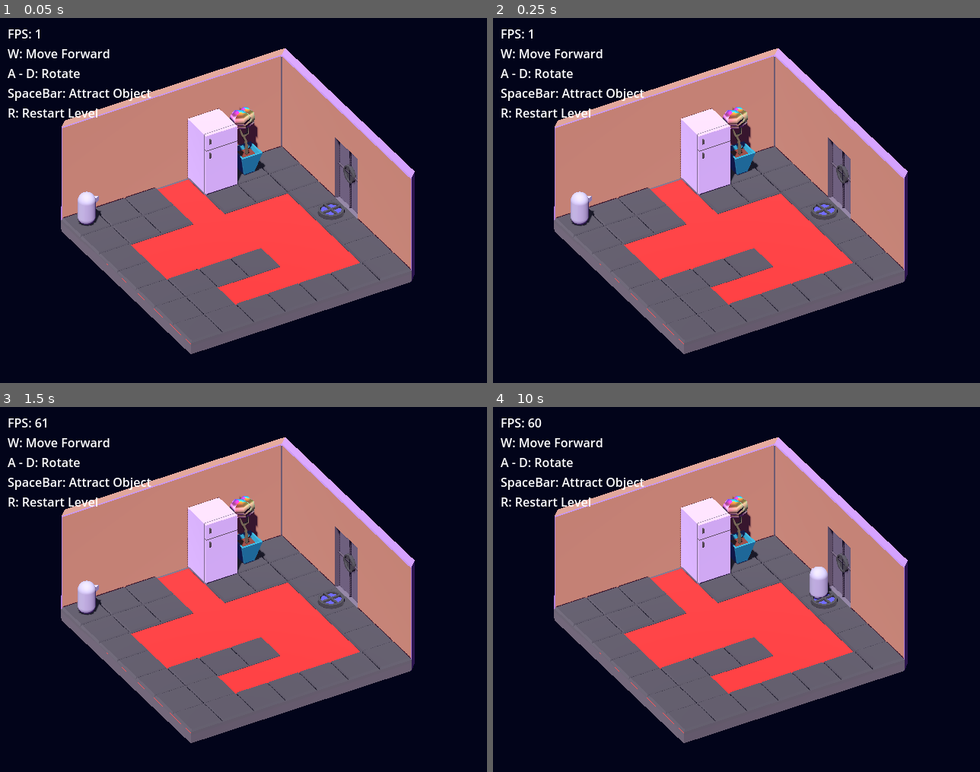
Above: before the commit, frames 1-4 (two rows, left to right).
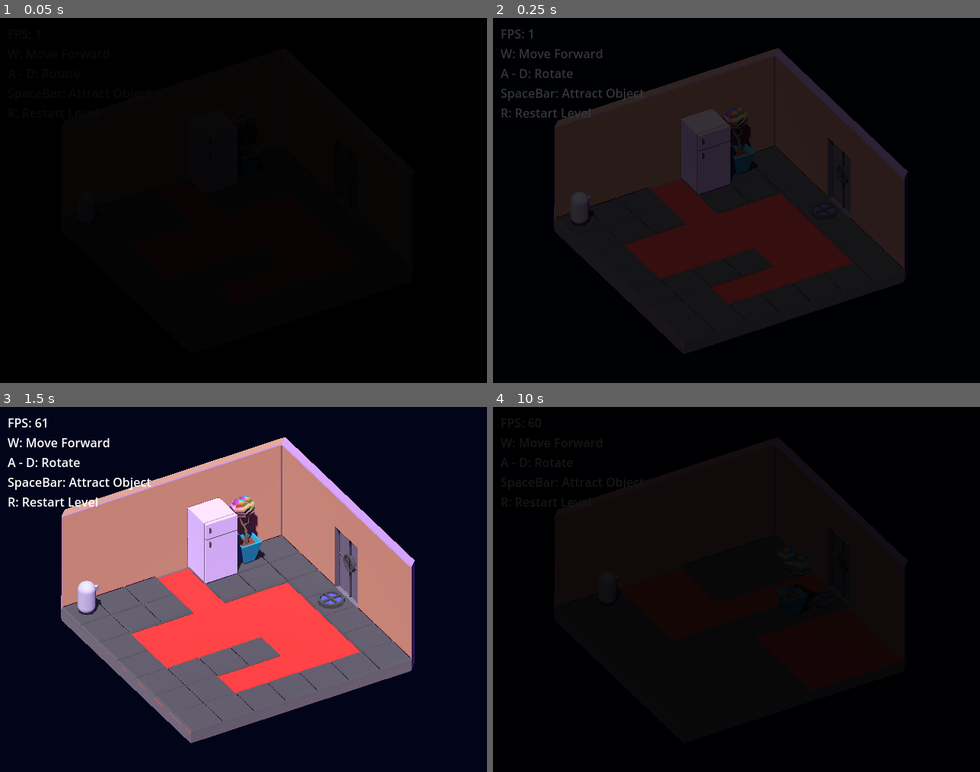
Above: after the commit, the same moments.

Repository: hakro/kosmopod-ld54
Game: Godot game, scene res://levels/level_1.tscn
Same seed, same stepped clock (60 frames per second), same inputs: the game is played once before the commit and once after it.
Inputs:
- Up to frame 1 (0.05 s): no input
- Up to frame 2 (0.25 s): no input
- Up to frame 3 (1.5 s): hold Right (turn_right) 0.53-1.28 s; tap Space (pull_object) at 0.6 s; hold A (turn_left) from 1.28 s (still down); tap S (turn_around) at 1.35 s
- Up to frame 4 (10 s): tap Enter at 2, 4.25, 5.75 s; release A (turn_left) at 2.03 s; hold Right (turn_right) 2.03-2.78 s; tap Space (pull_object) at 2.1, 2.75, 3.6, 5, 5.1, 6.5, 6.6, 8.1, 9.6 s; hold W (move_forward) 2.78-3.53 s; tap S (turn_around) every 1.5 s from 2.85 to 8.85 s; hold A (turn_left) 3.53-5.78 s; hold Right (turn_right) 5.78-6.53 s; hold W (move_forward) 6.53-7.28 s; hold Right (turn_right) 7.28-8.03 s; hold A (turn_left) 8.03-9.53 s; hold W (move_forward) from 9.53 s (still down)

The runs differ from the first frame. In frame 1, 100% of the frame differs, in the area x 0-100%, y 0-100%; in frame 2, 44%; in frame 3, nothing differs; in frame 4, 44%.

Commit message:
Wire transition to next level

Diff:
--- a/levels/base_level.gd
+++ b/levels/base_level.gd
@@ -1,10 +1,15 @@
 extends Node3D
 
+@onready var player : MeshInstance3D = $Player
 @onready var debug_label : Label = $Label
+@onready var trans_rect : ColorRect = $TransitionColorRect
+
 @export var next_scene : PackedScene
 
 func _ready():
 	GM.gridmap = $GridMap
+	transition_to_level()
+	player.connect("win", win_level)
 
 # Called every frame. 'delta' is the elapsed time since the previous frame.
 func _process(_delta):
@@ -18,3 +23,12 @@
 func _input(event):
 	if event.is_action_pressed("reload_scene"):
 		get_tree().reload_current_scene()
+
+func transition_to_level():
+	var color_tween : Tween = create_tween()
+	color_tween.tween_property(trans_rect, "color", Color("Black", 0.0), 1.2)
+
+func win_level():
+	player.process_mode = Node.PROCESS_MODE_DISABLED
+	if next_scene:
+		get_tree().change_scene_to_packed(next_scene)
--- a/levels/base_level.tscn
+++ b/levels/base_level.tscn
@@ -91,3 +91,11 @@
 [node name="CollisionShape3D3" type="CollisionShape3D" parent="Blockers/StaticBody3D"]
 transform = Transform3D(-4.37114e-08, 0, -1, 0, 1, 0, 1, 0, -4.37114e-08, 7.5, 0.95, -3.5)
 shape = SubResource("BoxShape3D_6erw3")
+
+[node name="TransitionColorRect" type="ColorRect" parent="."]
+anchors_preset = 15
+anchor_right = 1.0
+anchor_bottom = 1.0
+grow_horizontal = 2
+grow_vertical = 2
+color = Color(0, 0, 0, 1)
--- a/levels/level_2.tscn
+++ b/levels/level_2.tscn
@@ -1,10 +1,12 @@
-[gd_scene load_steps=4 format=3 uid="uid://bwwmdbj1gaph3"]
+[gd_scene load_steps=5 format=3 uid="uid://bwwmdbj1gaph3"]
 
 [ext_resource type="PackedScene" uid="uid://bbsqj8ct5vuuk" path="res://levels/base_level.tscn" id="1_7lavd"]
 [ext_resource type="PackedScene" uid="uid://dkgsw3vy5it4k" path="res://blocker.tscn" id="2_uge4b"]
+[ext_resource type="PackedScene" uid="uid://bxr3urfvdm7oc" path="res://levels/level_3.tscn" id="2_w0vpt"]
 [ext_resource type="PackedScene" uid="uid://c0vjbg6ypd1ne" path="res://object.tscn" id="3_k6gfj"]
 
 [node name="Level2" instance=ExtResource("1_7lavd")]
+next_scene = ExtResource("2_w0vpt")
 
 [node name="GridMap" parent="." index="4"]
 data = {
--- a/levels/level_3.tscn
+++ b/levels/level_3.tscn
@@ -1,10 +1,12 @@
-[gd_scene load_steps=4 format=3 uid="uid://bxr3urfvdm7oc"]
+[gd_scene load_steps=5 format=3 uid="uid://bxr3urfvdm7oc"]
 
 [ext_resource type="PackedScene" uid="uid://bbsqj8ct5vuuk" path="res://levels/base_level.tscn" id="1_cangj"]
+[ext_resource type="PackedScene" uid="uid://bttpjmn5d5sey" path="res://levels/level_4.tscn" id="2_iiw8a"]
 [ext_resource type="PackedScene" uid="uid://dkgsw3vy5it4k" path="res://blocker.tscn" id="2_u4kma"]
 [ext_resource type="PackedScene" uid="uid://c0vjbg6ypd1ne" path="res://object.tscn" id="3_dm6ut"]
 
 [node name="Level3" instance=ExtResource("1_cangj")]
+next_scene = ExtResource("2_iiw8a")
 
 [node name="GridMap" parent="." index="4"]
 data = {
--- a/levels/level_4.tscn
+++ b/levels/level_4.tscn
@@ -1,10 +1,12 @@
-[gd_scene load_steps=4 format=3 uid="uid://bttpjmn5d5sey"]
+[gd_scene load_steps=5 format=3 uid="uid://bttpjmn5d5sey"]
 
 [ext_resource type="PackedScene" uid="uid://bbsqj8ct5vuuk" path="res://levels/base_level.tscn" id="1_rq60s"]
+[ext_resource type="PackedScene" uid="uid://loaxnp0ryg3x" path="res://levels/level_5.tscn" id="2_35mj1"]
 [ext_resource type="PackedScene" uid="uid://dkgsw3vy5it4k" path="res://blocker.tscn" id="2_fg5js"]
 [ext_resource type="PackedScene" uid="uid://c0vjbg6ypd1ne" path="res://object.tscn" id="2_ovcsg"]
 
 [node name="Level4" instance=ExtResource("1_rq60s")]
+next_scene = ExtResource("2_35mj1")
 
 [node name="GridMap" parent="." index="4"]
 data = {
--- a/levels/level_5.tscn
+++ b/levels/level_5.tscn
@@ -1,10 +1,12 @@
-[gd_scene load_steps=4 format=3 uid="uid://loaxnp0ryg3x"]
+[gd_scene load_steps=5 format=3 uid="uid://loaxnp0ryg3x"]
 
 [ext_resource type="PackedScene" uid="uid://bbsqj8ct5vuuk" path="res://levels/base_level.tscn" id="1_u4i03"]
+[ext_resource type="PackedScene" uid="uid://dgc77knxudfvv" path="res://levels/level_6.tscn" id="2_mvkyr"]
 [ext_resource type="PackedScene" uid="uid://c0vjbg6ypd1ne" path="res://object.tscn" id="2_pin6e"]
 [ext_resource type="PackedScene" uid="uid://dkgsw3vy5it4k" path="res://blocker.tscn" id="3_qvhqy"]
 
 [node name="Level5" instance=ExtResource("1_u4i03")]
+next_scene = ExtResource("2_mvkyr")
 
 [node name="GridMap" parent="." index="4"]
 data = {
--- a/levels/level_6.tscn
+++ b/levels/level_6.tscn
@@ -1,10 +1,12 @@
-[gd_scene load_steps=4 format=3 uid="uid://dgc77knxudfvv"]
+[gd_scene load_steps=5 format=3 uid="uid://dgc77knxudfvv"]
 
 [ext_resource type="PackedScene" uid="uid://bbsqj8ct5vuuk" path="res://levels/base_level.tscn" id="1_8b4qa"]
 [ext_resource type="PackedScene" uid="uid://c0vjbg6ypd1ne" path="res://object.tscn" id="2_1jrhc"]
+[ext_resource type="PackedScene" uid="uid://c8nnw71rgmwjo" path="res://levels/level_7.tscn" id="2_k3udo"]
 [ext_resource type="PackedScene" uid="uid://dkgsw3vy5it4k" path="res://blocker.tscn" id="3_yb085"]
 
 [node name="Level6" instance=ExtResource("1_8b4qa")]
+next_scene = ExtResource("2_k3udo")
 
 [node name="GridMap" parent="." index="4"]
 data = {
--- a/player.gd
+++ b/player.gd
@@ -8,6 +8,8 @@
 @onready var obj_raycast : RayCast3D = $ObjectRayCast3D
 # Raycast to detect win area
 @onready var win_raycast : RayCast3D = $WinRayCast3D
+
+signal win
 
 func _physics_process(_delta):
 	if Input.is_action_pressed("move_forward"):
@@ -38,7 +40,7 @@
 		moving = false
 
 	if win_raycast.is_colliding() and win_raycast.get_collider().is_in_group("win_area"):
-		print("win")
+		emit_signal("win")
 
 func turn(angle : float):
 	if not moving and not rotating:
